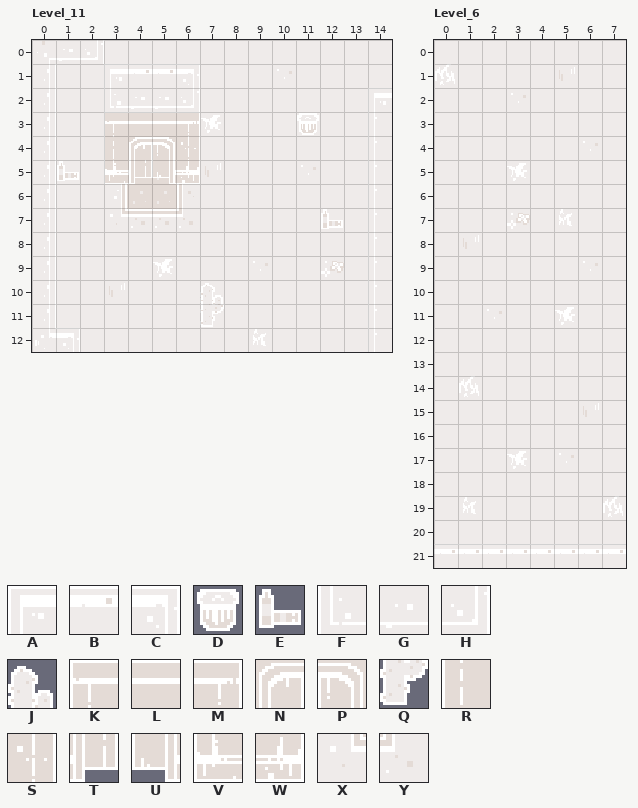
LDtk project: assets/map/map.ldtk. This is how it looked before the edit.
Cells are 16x16 px. Shown: Level_11 x 0..14, y 0..12; Level_6 x 0..7, y 0..21. The commit also changed other parts of the map, which this record leaves out.
Key: from "Tileset": A 0, B 1, C 2, D 6, E 26, F 40, G 41, H 42, J 49, K 60, L 61, M 62, N 63, P 64, Q 69, R 80, S 82, T 83, U 84, V 120, W 122, X 147, Y 148.
_ is an empty cell.
Objects are placed by their top-left corner, in cells (3,4 is the top-left corner of cell 3,4); size is 1x1 cell unless given.
Layers that did not change in this view are not listed.
Layer "_02_Middle" before, Level_11, first column x 0:
 0 _______________
 1 ___ABBC________
 2 ___FGGH________
 3 ___KLLM____D___
 4 ___RNPS________
 5 _E_VTUW________
 6 _______________
 7 ___X__Y_____E__
 8 _______________
 9 _______________
10 _______J_______
11 _______Q_______
12 _______________
And afterwards:
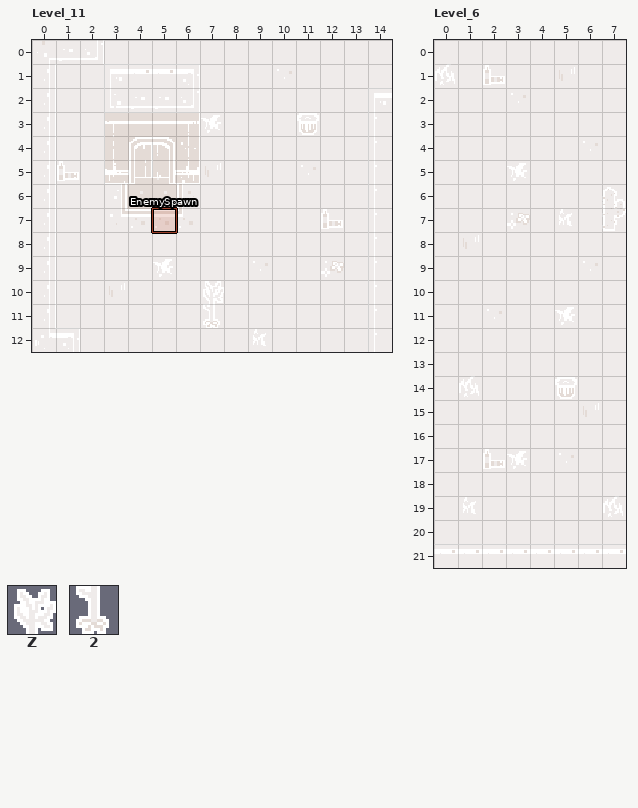
Further tiles: from "Tileset": Z 50, 2 70.
Changes in this commit:
Changed rows in their new state; . is an unchanged cell.
Layer "_02_Middle", Level_11:
first column x 7:
10 Z
11 2
Layer "Entities", Level_11:
added: "EnemySpawn" rectangle at 5,7
Layer "_02_Middle", Level_6:
first column x 2:
 1 E
first column x 7:
 6 J
 7 Q
first column x 2:
14 ...D
17 E...
